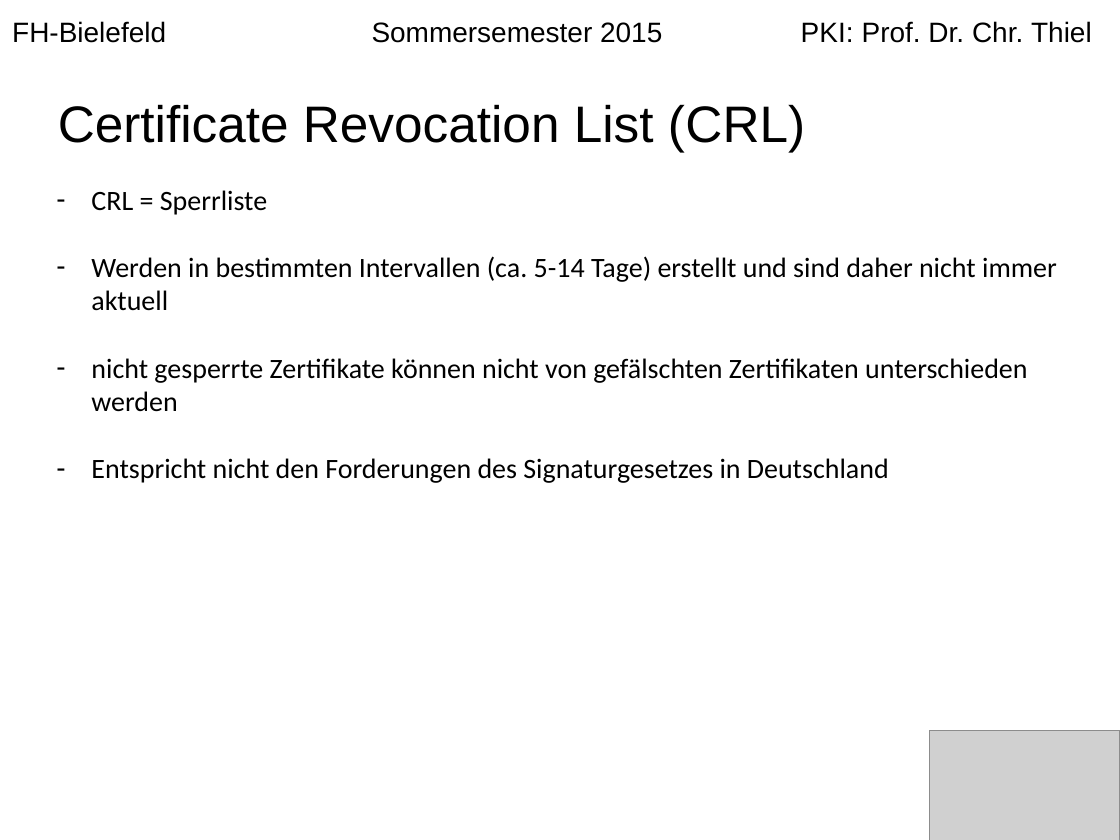
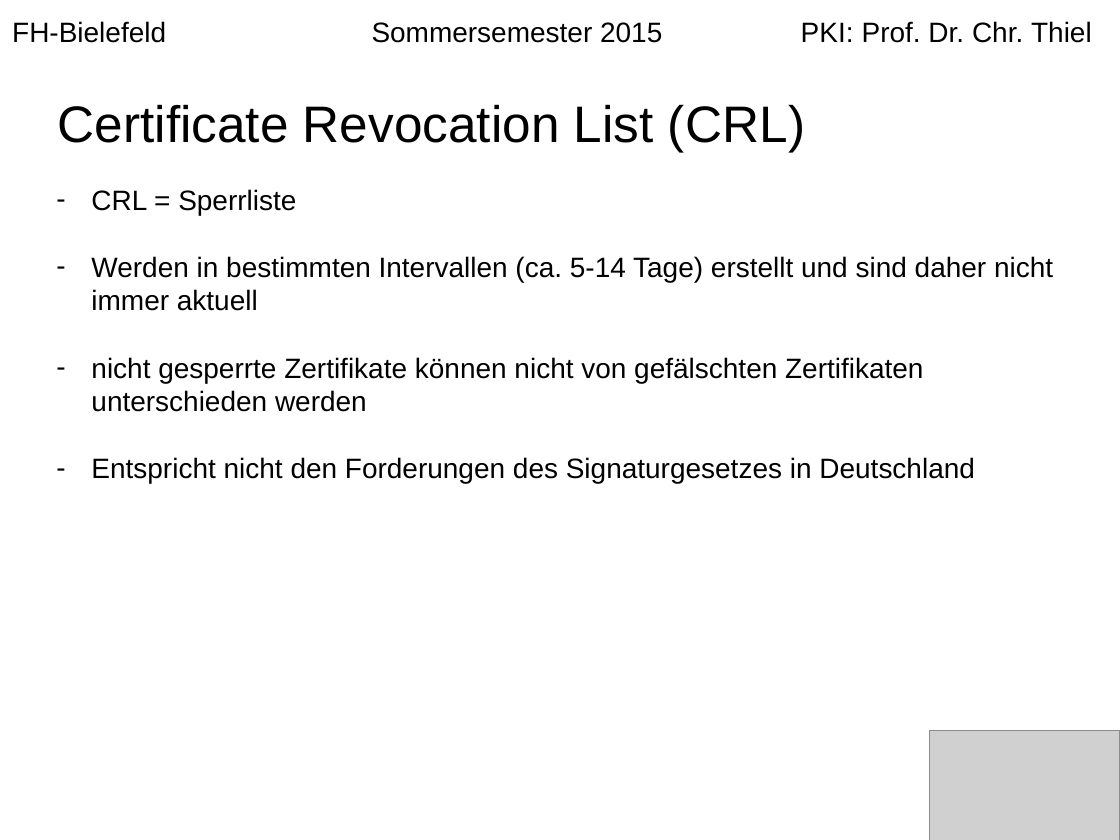
Before and after one commit to langec/pki, a slide deck: slide 12 of Erstellung_einer_PKI.pptx (slide 11 before the commit). Drawn at 1120x840 pixels with LibreOffice and Linux fonts; fonts in the diff are those of the drawing; grey boxes stand for pictures. Boxes give left, top, right and bottom in pixels: in the first picture for what was removed or moved away, otherwise in the second. Text is boxed around its words. In the diff, an @@ line names an element or a change of style, - is before the commit and + after.

```diff
--- a/Erstellung_einer_PKI.pptx
+++ b/Erstellung_einer_PKI.pptx
@@ text "CRL = Sperrliste" at <box>91,189,1053,484</box>: font Calibri to Arial @@
```
Also in this commit, not shown: 9 other slides changed, 1 slide removed.
